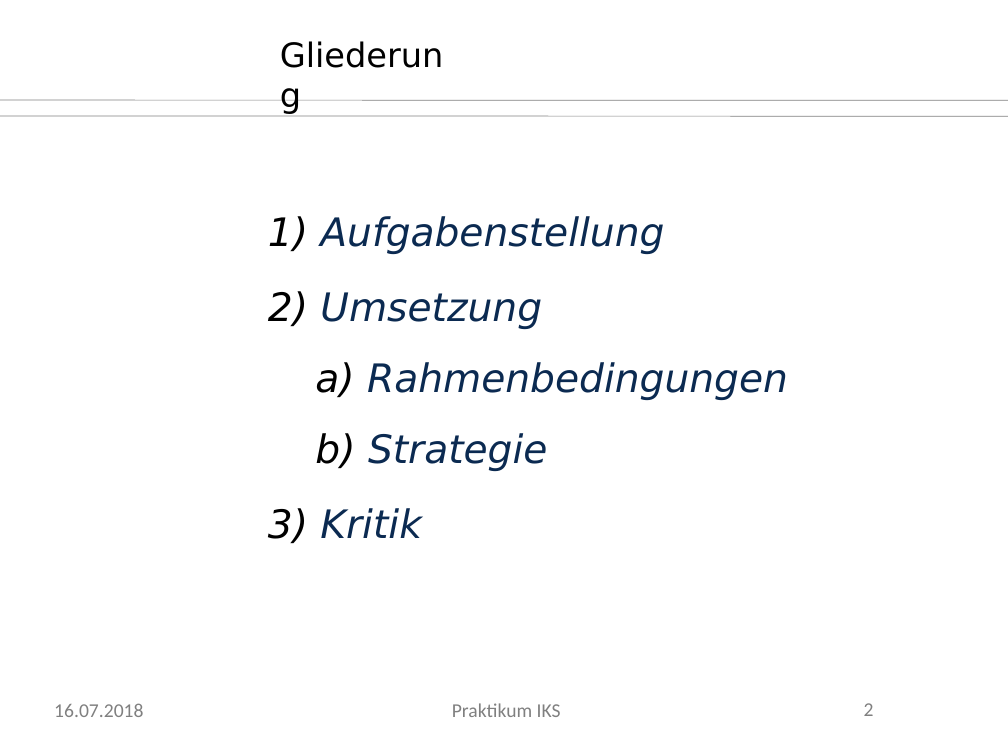
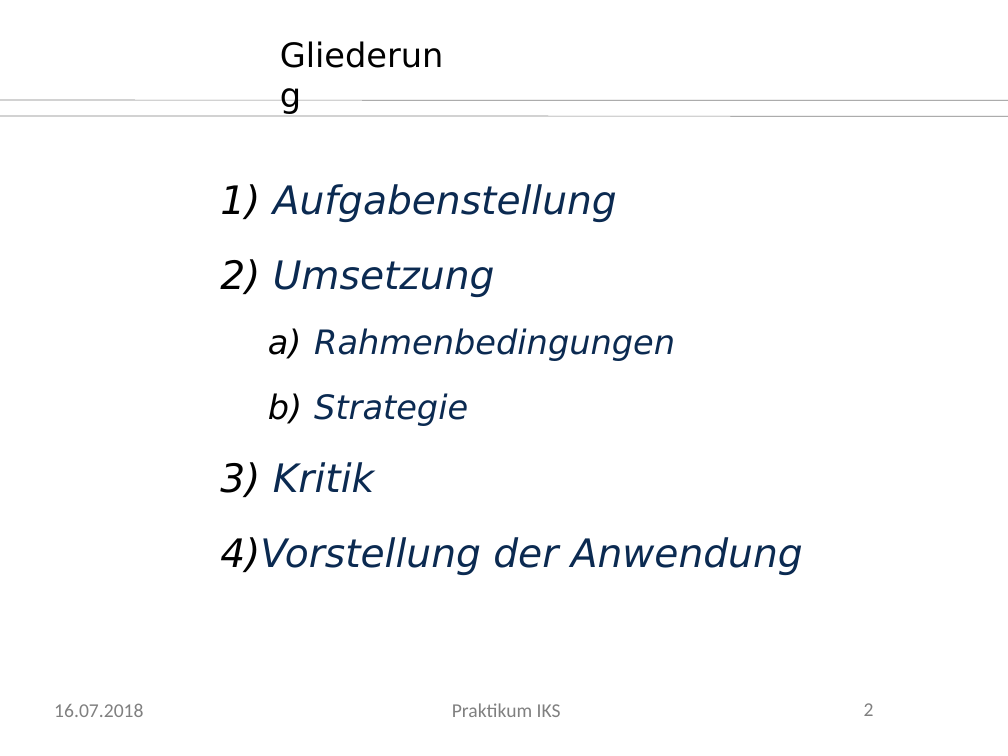
Before and after one commit to axelwogawa/PROFIBus-Profis, a slide deck: slide 2 of presentation/praesi.odp. Drawn at 1008x756 pixels with LibreOffice and Linux fonts; fonts in the diff are those of the drawing; background and template pictures are left out. Boxes give left, top, right and bottom in pixels: in the first picture for what was removed or moved away, otherwise in the second. Text is boxed around its words. In the diff, an @@ line names an element or a change of style, - is before the commit and + after.

Commit message:
Some more presentation

```diff
--- a/presentation/praesi.odp
+++ b/presentation/praesi.odp
@@ text "Aufgabenstellung": place and size @@
-text "Aufgabenstellung" at bbox=[320, 216, 788, 538]
+text "Aufgabenstellung" at bbox=[220, 184, 803, 575]
@@ text at bbox=[314, 328, 675, 426]: size 28 to 24 pt in "Rahmenbedingungen", "Strategie" @@
@@ text at bbox=[220, 537, 803, 575]: paragraph added @@
+4) Vorstellung der Anwendung
```
Also in this commit, not shown: 1 slide removed.
